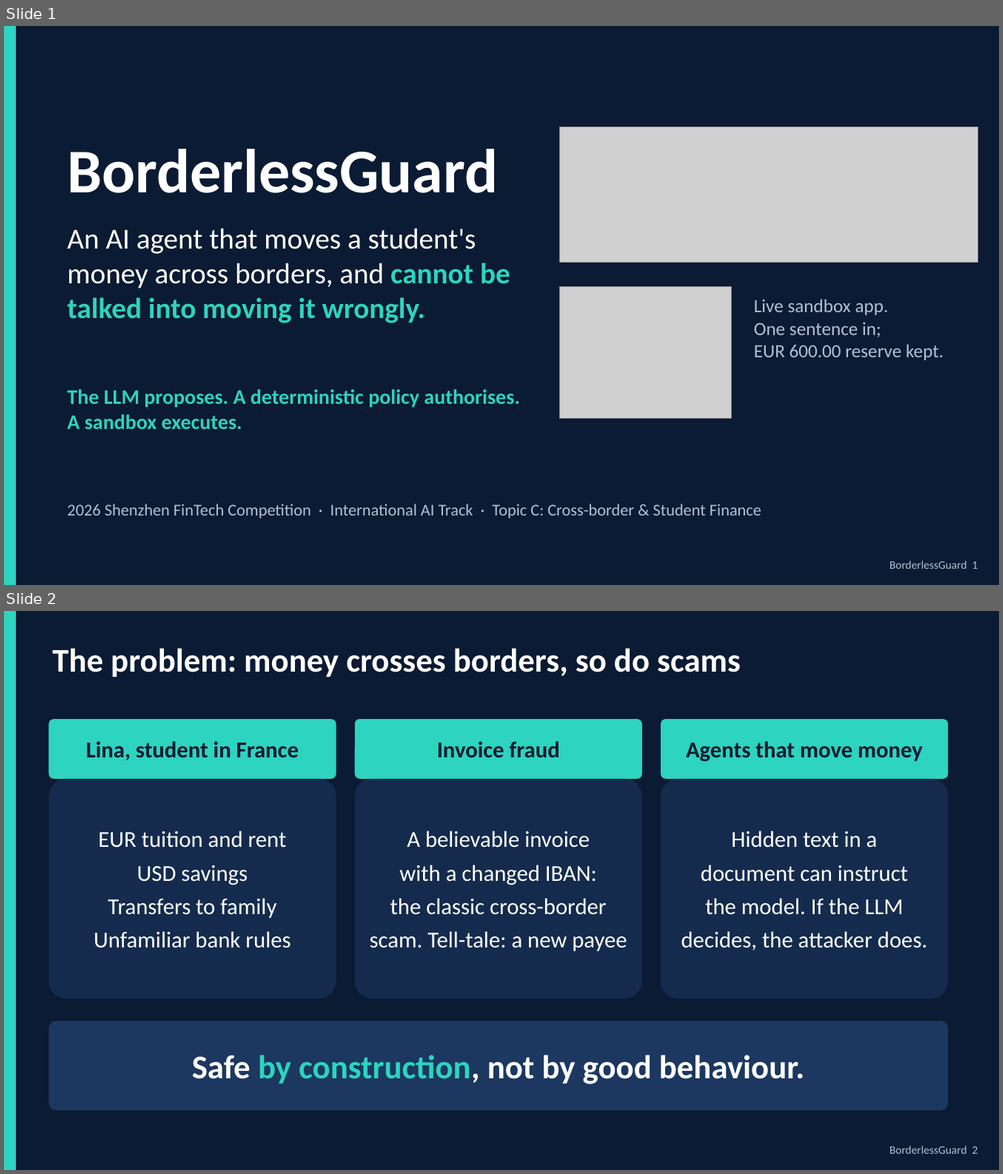
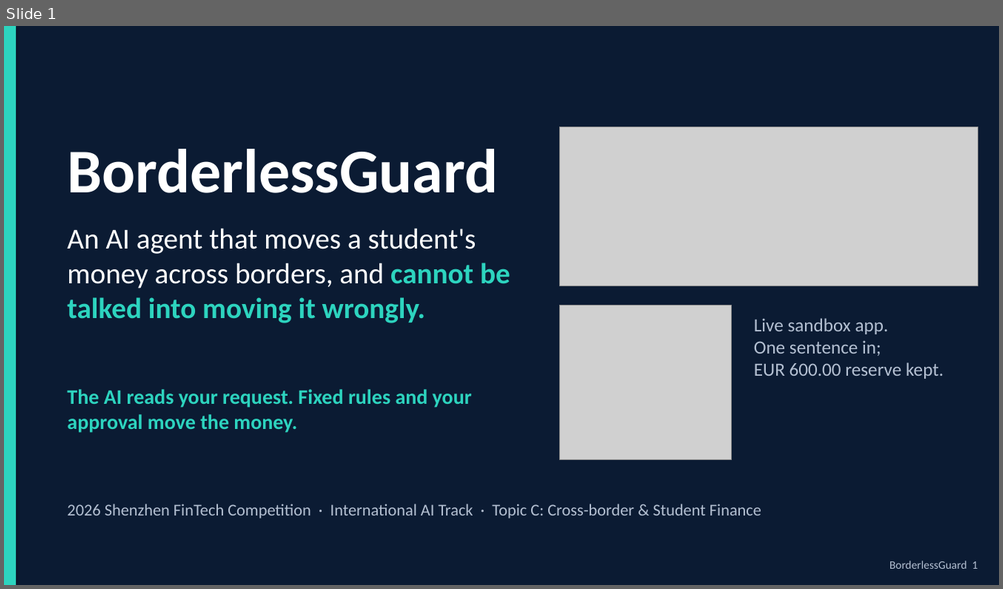
Before and after one commit to Arracheur2Bonnet/Borderless, a slide deck: deliverables/pitch/BorderlessGuard_deck.pptx. Shown one above the other, each under a label of ours: slides 1 and 2 before the commit, slide 1 after it. The pictures are 1003x1174 and 1003x589 pixels, drawn with LibreOffice and Linux fonts; fonts in the diff are those of the drawing; grey boxes stand for pictures. Boxes give left, top, right and bottom in pixels: in the first picture for what was removed or moved away, otherwise in the second. Text is boxed around its words. In the diff, an @@ line names an element or a change of style, - is before the commit and + after.

```diff
--- a/deliverables/pitch/BorderlessGuard_deck.pptx
+++ b/deliverables/pitch/BorderlessGuard_deck.pptx
@@ slide 2 removed at (4, 611, 999, 1170), background #0B1B33 @@
@@ rectangle removed at (4, 611, 16, 1170) @@
@@ text removed at (52, 648, 740, 677) @@
-The problem: money crosses borders, so do scams
@@ rounded rectangle removed at (48, 719, 336, 779) @@
-Lina, student in France
@@ rounded rectangle removed at (355, 719, 642, 779) @@
-Invoice fraud
@@ rounded rectangle removed at (660, 719, 948, 779) @@
-Agents that move money
@@ rounded rectangle removed at (48, 779, 336, 999) @@
-EUR tuition and rent
-USD savings
-Transfers to family
-Unfamiliar bank rules
@@ rounded rectangle removed at (355, 779, 642, 999) @@
-A believable invoice
-with a changed IBAN:
-the classic cross-border
-scam. Tell-tale: a new payee
@@ rounded rectangle removed at (660, 779, 948, 999) @@
-Hidden text in a
-document can instruct
-the model. If the LLM
-decides, the attacker does.
@@ rounded rectangle removed at (48, 1022, 948, 1111) @@
-Safe by construction, not by good behaviour.
@@ text removed at (889, 1146, 978, 1154) @@
-BorderlessGuard 2
@@ slide 1 changed as well @@
@@ picture: place and size @@
-picture at (560, 127, 978, 263)
+picture at (560, 127, 978, 286)
@@ picture: place and size @@
-picture at (560, 287, 731, 418)
+picture at (560, 306, 731, 460)
@@ text "Live sandbox app.": place and size @@
-text "Live sandbox app." at (754, 299, 943, 360)
+text "Live sandbox app." at (754, 318, 943, 379)
@@ text at (67, 389, 472, 433): text changed @@
-The LLM proposes. A deterministic policy authorises. A sandbox executes.
+The AI reads your request. Fixed rules and your approval move the money.
```
Also in this commit, not shown: 12 other slides changed, 1 slide added, 19 other files.
